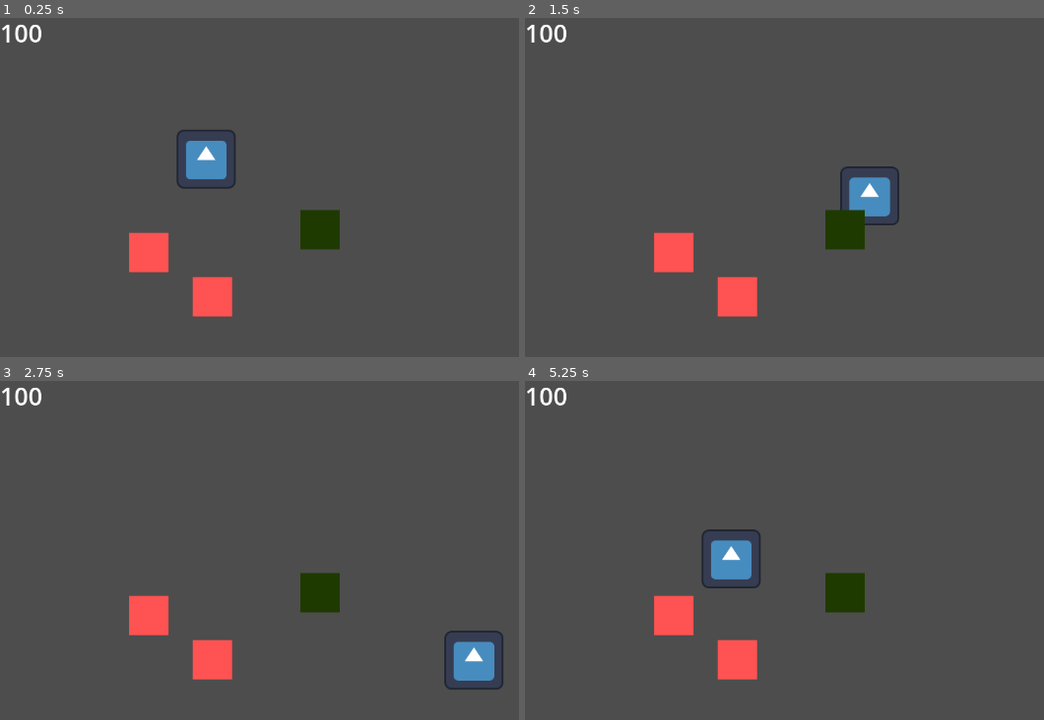
Above: before the commit, frames 1-4 (two rows, left to right).
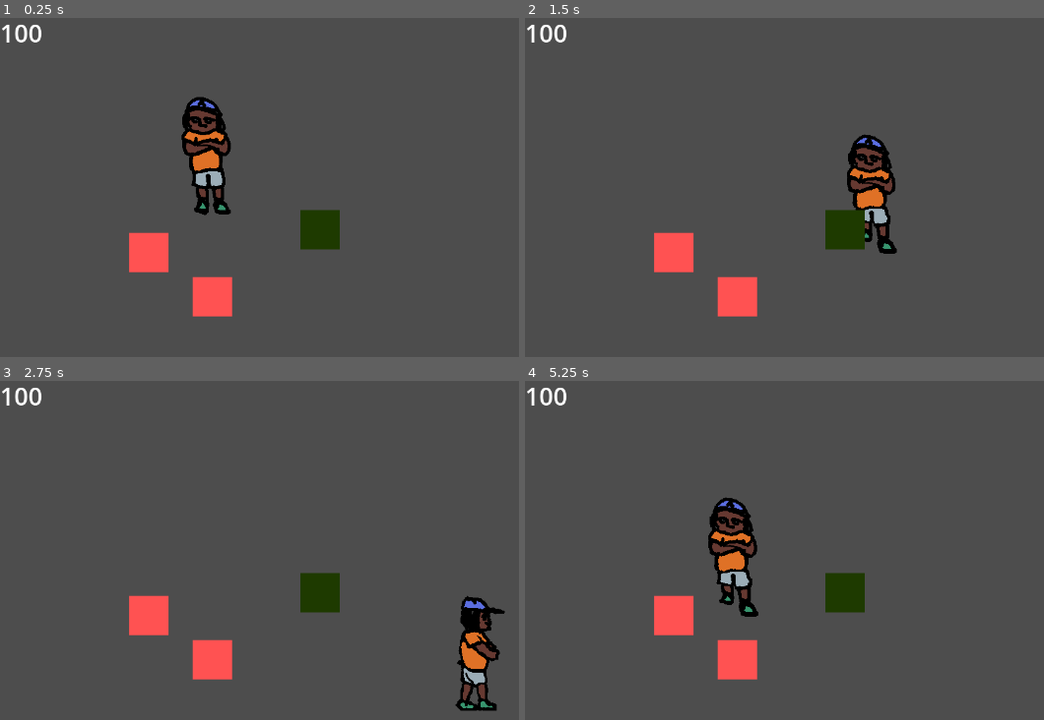
Above: after the commit, the same moments.

Repository: vadossso3/game
Game: Godot game, scene res://scenes/main.tscn
Same seed, same stepped clock (60 frames per second), same inputs: the game is played once before the commit and once after it. The engine's default icon, where the game draws it, is replaced by a stand-in: a white triangle on a blue panel in a dark square.
Inputs:
- Up to frame 1 (0.25 s): no input
- Up to frame 2 (1.5 s): hold Right (move_right) 0.53-1.28 s; hold Down (move_down) from 1.28 s (still down)
- Up to frame 3 (2.75 s): release Down (move_down) at 2.03 s; hold Right (move_right) from 2.03 s (still down)
- Up to frame 4 (5.25 s): release Right (move_right) at 2.78 s; hold Up (move_up) 2.78-3.53 s; hold Left (move_left) 3.53-5.03 s; hold Down (move_down) from 5.03 s (still down)

The runs differ from the first frame. In frame 1, 2.6% of the frame differs, in the area x 33-46%, y 23-59%; in frame 2, 2.4%; in frame 3, 2.3%; in frame 4, 2.6%.

Commit message:
added character animation (walking and standing still)

Diff:
--- a/project.godot
+++ b/project.godot
@@ -47,3 +47,7 @@
 "events": [Object(InputEventKey,"resource_local_to_scene":false,"resource_name":"","device":0,"window_id":0,"alt_presse …(194 unchanged characters)…
 ]
 }
+
+[rendering]
+
+textures/canvas_textures/default_texture_filter=0
--- a/scenes/player.tscn
+++ b/scenes/player.tscn
@@ -1,21 +1,234 @@
-[gd_scene load_steps=4 format=3 uid="uid://cw6iolsrxmcc7"]
-
-[ext_resource type="Texture2D" uid="uid://pmlx21b5txc4" path="res://icon.svg" id="1_bcf7j"]
+[gd_scene load_steps=35 format=3 uid="uid://cw6iolsrxmcc7"]
+
 [ext_resource type="Script" path="res://scripts/player.gd" id="1_h6h1p"]
+[ext_resource type="Texture2D" uid="uid://drdt0uhd15cm4" path="res://assets/Негр спереди-Sheet.png" id="2_mtb6e"]
+[ext_resource type="Texture2D" uid="uid://ckf8u05qx37c2" path="res://assets/Негр налево-Sheet.png" id="3_f0iv5"]
+[ext_resource type="Texture2D" uid="uid://u3pbhjc4v0ah" path="res://assets/Негр направо-Sheet.png" id="4_4g0gj"]
+[ext_resource type="Texture2D" uid="uid://5ujl75be82a6" path="res://assets/Негр сзади-Sheet.png" id="5_13ahd"]
+[ext_resource type="Texture2D" uid="uid://cog6hj0auvqlv" path="res://assets/Негр стоит-Sheet.png" id="6_tny1q"]
 
 [sub_resource type="RectangleShape2D" id="RectangleShape2D_bcdjo"]
-size = Vector2(96.125, 96.5)
+size = Vector2(96.125, 142)
+
+[sub_resource type="AtlasTexture" id="AtlasTexture_xn1uk"]
+atlas = ExtResource("2_mtb6e")
+region = Rect2(0, 0, 256, 256)
+
+[sub_resource type="AtlasTexture" id="AtlasTexture_4b1xj"]
+atlas = ExtResource("2_mtb6e")
+region = Rect2(256, 0, 256, 256)
+
+[sub_resource type="AtlasTexture" id="AtlasTexture_tq4vn"]
+atlas = ExtResource("2_mtb6e")
+region = Rect2(512, 0, 256, 256)
+
+[sub_resource type="AtlasTexture" id="AtlasTexture_x6w0y"]
+atlas = ExtResource("2_mtb6e")
+region = Rect2(768, 0, 256, 256)
+
+[sub_resource type="AtlasTexture" id="AtlasTexture_tfj27"]
+atlas = ExtResource("3_f0iv5")
+region = Rect2(0, 0, 256, 256)
+
+[sub_resource type="AtlasTexture" id="AtlasTexture_4gvdw"]
+atlas = ExtResource("3_f0iv5")
+region = Rect2(256, 0, 256, 256)
+
+[sub_resource type="AtlasTexture" id="AtlasTexture_v70bu"]
+atlas = ExtResource("3_f0iv5")
+region = Rect2(512, 0, 256, 256)
+
+[sub_resource type="AtlasTexture" id="AtlasTexture_8gjf7"]
+atlas = ExtResource("3_f0iv5")
+region = Rect2(768, 0, 256, 256)
+
+[sub_resource type="AtlasTexture" id="AtlasTexture_dtmby"]
+atlas = ExtResource("3_f0iv5")
+region = Rect2(1024, 0, 256, 256)
+
+[sub_resource type="AtlasTexture" id="AtlasTexture_5pv3i"]
+atlas = ExtResource("3_f0iv5")
+region = Rect2(1280, 0, 256, 256)
+
+[sub_resource type="AtlasTexture" id="AtlasTexture_lr43n"]
+atlas = ExtResource("3_f0iv5")
+region = Rect2(1536, 0, 256, 256)
+
+[sub_resource type="AtlasTexture" id="AtlasTexture_peyji"]
+atlas = ExtResource("4_4g0gj")
+region = Rect2(0, 0, 256, 256)
+
+[sub_resource type="AtlasTexture" id="AtlasTexture_d70y4"]
+atlas = ExtResource("4_4g0gj")
+region = Rect2(256, 0, 256, 256)
+
+[sub_resource type="AtlasTexture" id="AtlasTexture_v3qix"]
+atlas = ExtResource("4_4g0gj")
+region = Rect2(512, 0, 256, 256)
+
+[sub_resource type="AtlasTexture" id="AtlasTexture_h5s13"]
+atlas = ExtResource("4_4g0gj")
+region = Rect2(768, 0, 256, 256)
+
+[sub_resource type="AtlasTexture" id="AtlasTexture_u4fl8"]
+atlas = ExtResource("4_4g0gj")
+region = Rect2(1024, 0, 256, 256)
+
+[sub_resource type="AtlasTexture" id="AtlasTexture_t05yl"]
+atlas = ExtResource("4_4g0gj")
+region = Rect2(1280, 0, 256, 256)
+
+[sub_resource type="AtlasTexture" id="AtlasTexture_cmmqq"]
+atlas = ExtResource("4_4g0gj")
+region = Rect2(1536, 0, 256, 256)
+
+[sub_resource type="AtlasTexture" id="AtlasTexture_qjy53"]
+atlas = ExtResource("5_13ahd")
+region = Rect2(0, 0, 256, 256)
+
+[sub_resource type="AtlasTexture" id="AtlasTexture_axcao"]
+atlas = ExtResource("5_13ahd")
+region = Rect2(256, 0, 256, 256)
+
+[sub_resource type="AtlasTexture" id="AtlasTexture_73h8p"]
+atlas = ExtResource("5_13ahd")
+region = Rect2(512, 0, 256, 256)
+
+[sub_resource type="AtlasTexture" id="AtlasTexture_83ugi"]
+atlas = ExtResource("5_13ahd")
+region = Rect2(768, 0, 256, 256)
+
+[sub_resource type="AtlasTexture" id="AtlasTexture_g3ygk"]
+atlas = ExtResource("6_tny1q")
+region = Rect2(0, 0, 256, 256)
+
+[sub_resource type="AtlasTexture" id="AtlasTexture_sw0e8"]
+atlas = ExtResource("6_tny1q")
+region = Rect2(256, 0, 256, 256)
+
+[sub_resource type="AtlasTexture" id="AtlasTexture_c1xjs"]
+atlas = ExtResource("6_tny1q")
+region = Rect2(512, 0, 256, 256)
+
+[sub_resource type="AtlasTexture" id="AtlasTexture_f03eh"]
+atlas = ExtResource("6_tny1q")
+region = Rect2(768, 0, 256, 256)
+
+[sub_resource type="SpriteFrames" id="SpriteFrames_j5jv7"]
+animations = [{
+"frames": [{
+"duration": 1.0,
+"texture": SubResource("AtlasTexture_xn1uk")
+}, {
+"duration": 1.0,
+"texture": SubResource("AtlasTexture_4b1xj")
+}, {
+"duration": 1.0,
+"texture": SubResource("AtlasTexture_tq4vn")
+}, {
+"duration": 1.0,
+"texture": SubResource("AtlasTexture_x6w0y")
+}],
+"loop": true,
+"name": &"move down",
+"speed": 5.0
+}, {
+"frames": [{
+"duration": 1.0,
+"texture": SubResource("AtlasTexture_tfj27")
+}, {
+"duration": 1.0,
+"texture": SubResource("AtlasTexture_4gvdw")
+}, {
+"duration": 1.0,
+"texture": SubResource("AtlasTexture_v70bu")
+}, {
+"duration": 1.0,
+"texture": SubResource("AtlasTexture_8gjf7")
+}, {
+"duration": 1.0,
+"texture": SubResource("AtlasTexture_dtmby")
+}, {
+"duration": 1.0,
+"texture": SubResource("AtlasTexture_5pv3i")
+}, {
+"duration": 1.0,
+"texture": SubResource("AtlasTexture_lr43n")
+}],
+"loop": true,
+"name": &"move left",
+"speed": 5.0
+}, {
+"frames": [{
+"duration": 1.0,
+"texture": SubResource("AtlasTexture_peyji")
+}, {
+"duration": 1.0,
+"texture": SubResource("AtlasTexture_d70y4")
+}, {
+"duration": 1.0,
+"texture": SubResource("AtlasTexture_v3qix")
+}, {
+"duration": 1.0,
+"texture": SubResource("AtlasTexture_h5s13")
+}, {
+"duration": 1.0,
+"texture": SubResource("AtlasTexture_u4fl8")
+}, {
+"duration": 1.0,
+"texture": SubResource("AtlasTexture_t05yl")
+}, {
+"duration": 1.0,
+"texture": SubResource("AtlasTexture_cmmqq")
+}],
+"loop": true,
+"name": &"move right",
+"speed": 7.0
+}, {
+"frames": [{
+"duration": 1.0,
+"texture": SubResource("AtlasTexture_qjy53")
+}, {
+"duration": 1.0,
+"texture": SubResource("AtlasTexture_axcao")
+}, {
+"duration": 1.0,
+"texture": SubResource("AtlasTexture_73h8p")
+}, {
+"duration": 1.0,
+"texture": SubResource("AtlasTexture_83ugi")
+}],
+"loop": true,
+"name": &"move up",
+"speed": 5.0
+}, {
+"frames": [{
+"duration": 1.0,
+"texture": SubResource("AtlasTexture_g3ygk")
+}, {
+"duration": 1.0,
+"texture": SubResource("AtlasTexture_sw0e8")
+}, {
+"duration": 1.0,
+"texture": SubResource("AtlasTexture_c1xjs")
+}, {
+"duration": 1.0,
+"texture": SubResource("AtlasTexture_f03eh")
+}],
+"loop": true,
+"name": &"stay",
+"speed": 4.0
+}]
 
 [node name="Player" type="Area2D"]
 script = ExtResource("1_h6h1p")
 
-[node name="Sprite2D" type="Sprite2D" parent="."]
-position = Vector2(48, 48)
-scale = Vector2(0.75, 0.75)
-texture = ExtResource("1_bcf7j")
-metadata/_edit_group_ = true
-
 [node name="CollisionShape2D" type="CollisionShape2D" parent="."]
-position = Vector2(48, 48)
+position = Vector2(48, 46)
 shape = SubResource("RectangleShape2D_bcdjo")
 metadata/_edit_group_ = true
+
+[node name="AnimatedSprite2D" type="AnimatedSprite2D" parent="."]
+position = Vector2(41, 36)
+sprite_frames = SubResource("SpriteFrames_j5jv7")
+animation = &"move down"
--- a/scripts/player.gd
+++ b/scripts/player.gd
@@ -3,21 +3,31 @@
 const SPEED = 300.0
 
 signal hit
-
+@onready var animated_sprite = $AnimatedSprite2D
 func _process(delta: float) -> void:
 	var velocity = Vector2.ZERO
 
 	if Input.is_action_pressed("move_right"):
 		velocity.x += 1
-	if Input.is_action_pressed("move_left"):
+		animated_sprite.play("move right")
+	elif Input.is_action_pressed("move_left"):
 		velocity.x -= 1
-	if Input.is_action_pressed("move_down"):
+		animated_sprite.play("move left")
+	elif Input.is_action_pressed("move_down"):
 		velocity.y += 1
-	if Input.is_action_pressed("move_up"):
+		animated_sprite.play("move down")
+	elif Input.is_action_pressed("move_up"):
 		velocity.y -= 1
+		animated_sprite.play("move up")
+	else:
+		animated_sprite.play("stay")
+
 
 	if velocity.length() > 0:
 		velocity = velocity.normalized() * SPEED
+
+
+
 
 	position += velocity * delta
 
Binary file added: assets/Негр налево-Sheet.png
Not shown, added: assets/Негр налево-Sheet.png.import
Binary file added: assets/Негр направо-Sheet.png
Not shown, added: assets/Негр направо-Sheet.png.import
Binary file added: assets/Негр сзади-Sheet.png
Not shown, added: assets/Негр сзади-Sheet.png.import
Binary file added: assets/Негр спереди-Sheet.png
Not shown, added: assets/Негр спереди-Sheet.png.import
Binary file added: assets/Негр стоит-Sheet.png
Not shown, added: assets/Негр стоит-Sheet.png.import
